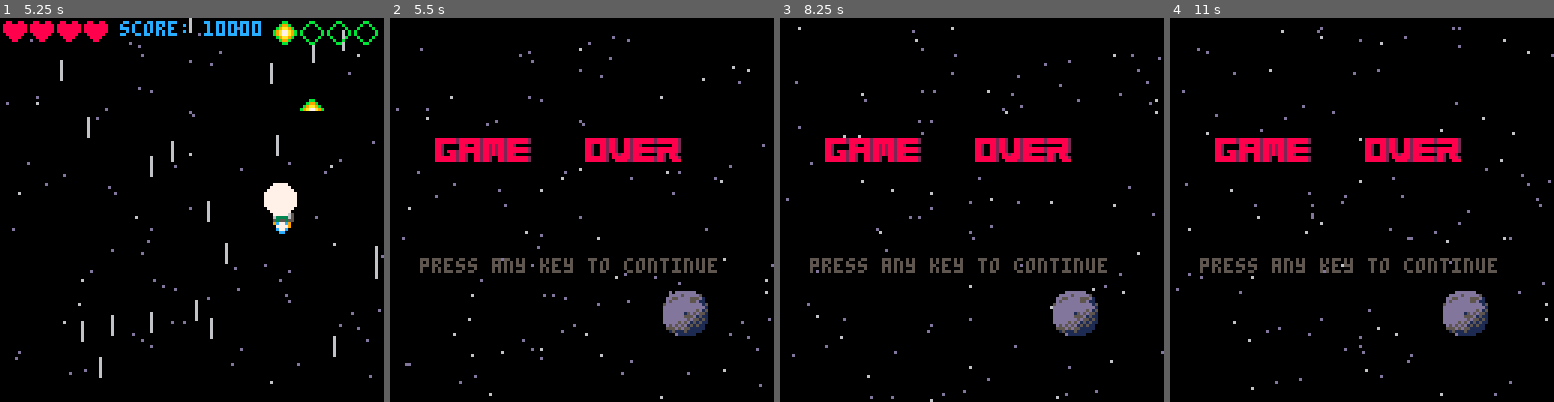
Above: before the commit, frames 1-4 (left to right).
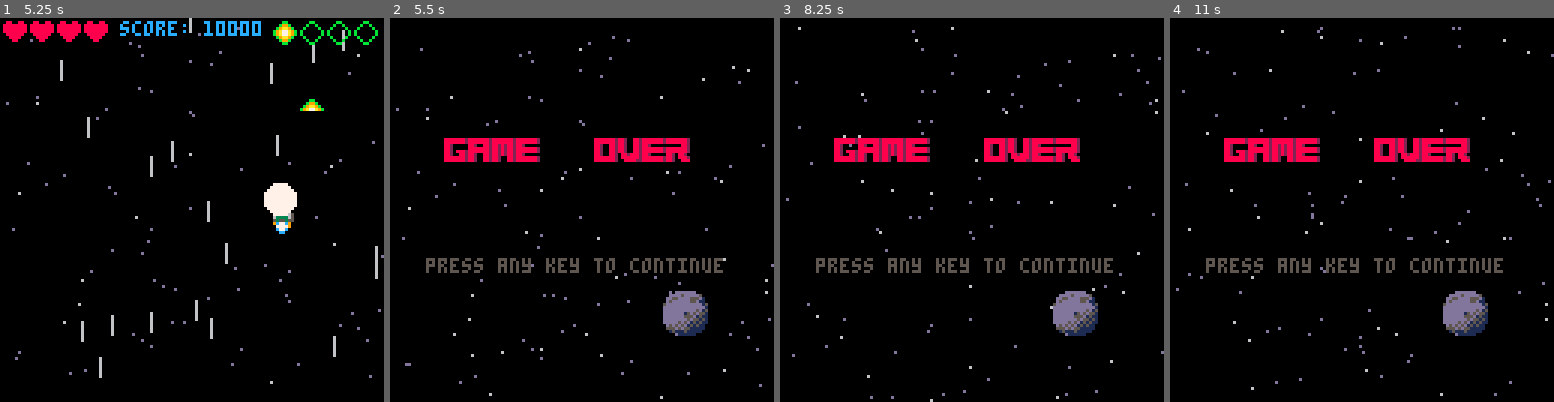
Above: after the commit, the same moments.

Repository: simonanger/pico8_shmup
Game: PICO-8 cartridge shmup.p8
Two runs of this game, one before a commit and one after it. Both use one fixed random seed, a clock stepped at 60 frames per second and the inputs below.
Inputs:
- Up to frame 1 (5.25 s): tap X (X key) at 0.33, 1.07, 1.85, 2.97, 4.08, 5.2 s; tap O (Z key) at 0.7, 1.7, 2.1, 2.5, 2.9, 3.3, 3.7, 4.1, 4.5, 4.9 s; hold Right 1.6-2.1 s; hold Up 2.15-2.42 s; hold Right 2.47-3.03 s; hold Left 3.08-3.58 s; hold Down 3.63-3.97 s; hold Right 4.02-4.68 s; hold Up 4.73-5.03 s; hold Left from 5.08 s (still down)
- Up to frame 2 (5.5 s): keep holding Left; tap O (Z key) at 5.3 s
- Up to frame 3 (8.25 s): release Left at 5.68 s; tap O (Z key) every 0.4 s from 5.7 to 8.1 s; hold Down 5.73-6.03 s; hold Right 6.08-6.58 s; tap X (X key) at 6.32, 7.43 s; hold Right 6.63-7.13 s; hold Up 7.18-7.45 s; hold Right 7.5-8.07 s; hold Left from 8.12 s (still down)
- Up to frame 4 (11 s): tap O (Z key) every 0.4 s from 8.5 to 10.9 s; tap X (X key) at 8.55, 9.67, 10.78 s; release Left at 8.62 s; hold Down 8.67-9 s; hold Right 9.05-9.72 s; hold Up 9.77-10.07 s; hold Left 10.12-10.72 s; hold Down from 10.77 s (still down)

Frame 1 is identical in both runs. In frame 2, 3.1% of the frame differs, in the area x 7-87%, y 31-67%; in frame 3, 3.1%; in frame 4, 3.1%.

Commit message:
added intro song

Diff:
--- a/shmup.p8
+++ b/shmup.p8
@@ -16,6 +16,7 @@
  	add(stary,flr(rnd(128)))
  	add(starspd,rnd(1.5)+0.5)
  end
+ music(0)
 
 end
 
@@ -30,6 +31,7 @@
   update_over()
  elseif mode=="level" then
   update_level()
+  music(-1,800)
  end
 end
 
@@ -312,7 +314,7 @@
  cls(0)
  starfield()
  --print("game over",45,40,3)
- print("press any key to continue",10,80,blink())
+ print("press any key to continue",12,80,blink())
  spr(42,90,90)
  spr(43,98,90)
  spr(58,90,98)
@@ -321,13 +323,13 @@
  -- draw game
  gmespr={98,67,99,69}
  for i=1,#gmespr do
-  spr(gmespr[i],7+i*8,40)
+  spr(gmespr[i],10+i*8,40)
  end
 
  -- draw over
  ovrspr={100,85,69,84}
  for i=1,#ovrspr do
-  spr(ovrspr[i],57+i*8,40)
+  spr(ovrspr[i],60+i*8,40)
  end
 end
 __gfx__
Not shown, changed: the music (__music__) section of shmup.p8
Not shown, changed: the sound effects (__sfx__) section of shmup.p8
